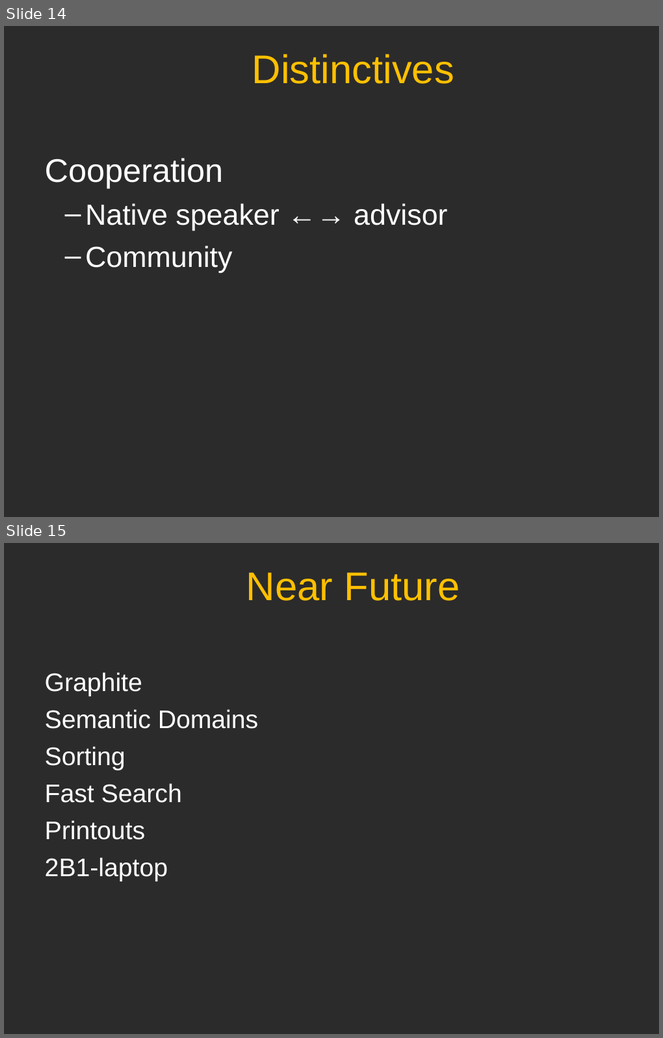
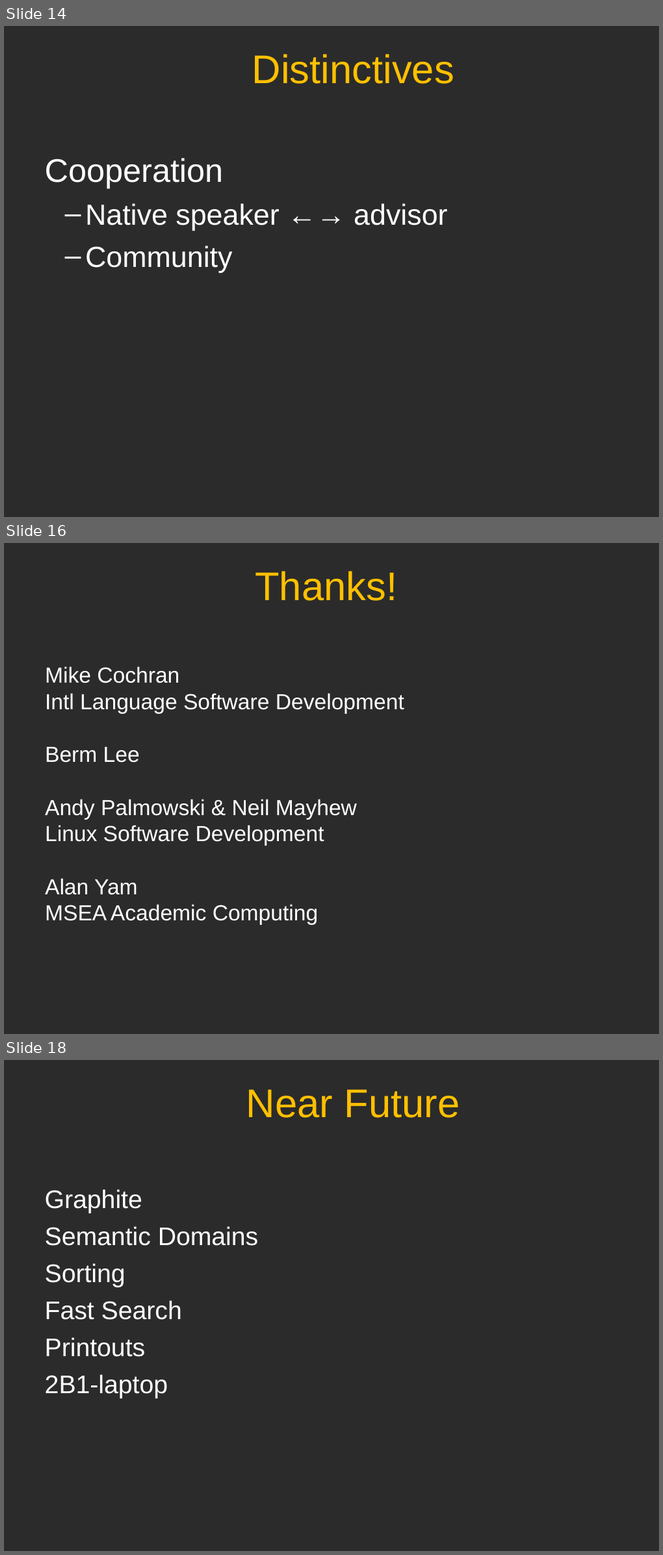
Before and after one commit to sillsdev/wesay, a slide deck: Presentations/CTC2006/V1.ppt. Shown one above the other, each under a label of ours: slides 14 and 15 before the commit, slides 14, 16 and 18 after it; the slides between them are not shown. The pictures are 663x1038 and 663x1555 pixels, drawn with LibreOffice and Linux fonts; fonts in the diff are those of the drawing; background and template pictures are left out; a plain dark background stands for a picture behind light text. Boxes give left, top, right and bottom in pixels: in the first picture for what was removed or moved away, otherwise in the second. Text is boxed around its words. In the diff, an @@ line names an element or a change of style, - is before the commit and + after.

```diff
--- a/Presentations/CTC2006/V1.ppt
+++ b/Presentations/CTC2006/V1.ppt
@@ slide 16 added at [4,543,659,1034], background picture (left out) @@
@@ title added at [255,571,397,601], 44 pt, text #FFC000 @@
+Thanks!
@@ text added at [45,667,404,925], 24 pt, text #FFFFFF @@
+  Mike Cochran
+  Intl Language Software Development
+  Berm Lee
+  Andy Palmowski & Neil Mayhew
+  Linux Software Development
+  Alan Yam
+  MSEA Academic Computing
@@ what was slide 15 is now slide 18 @@
```
Also in this commit, not shown: 3 slides changed, 2 other slides added, 2 slides removed, 4 other files.
